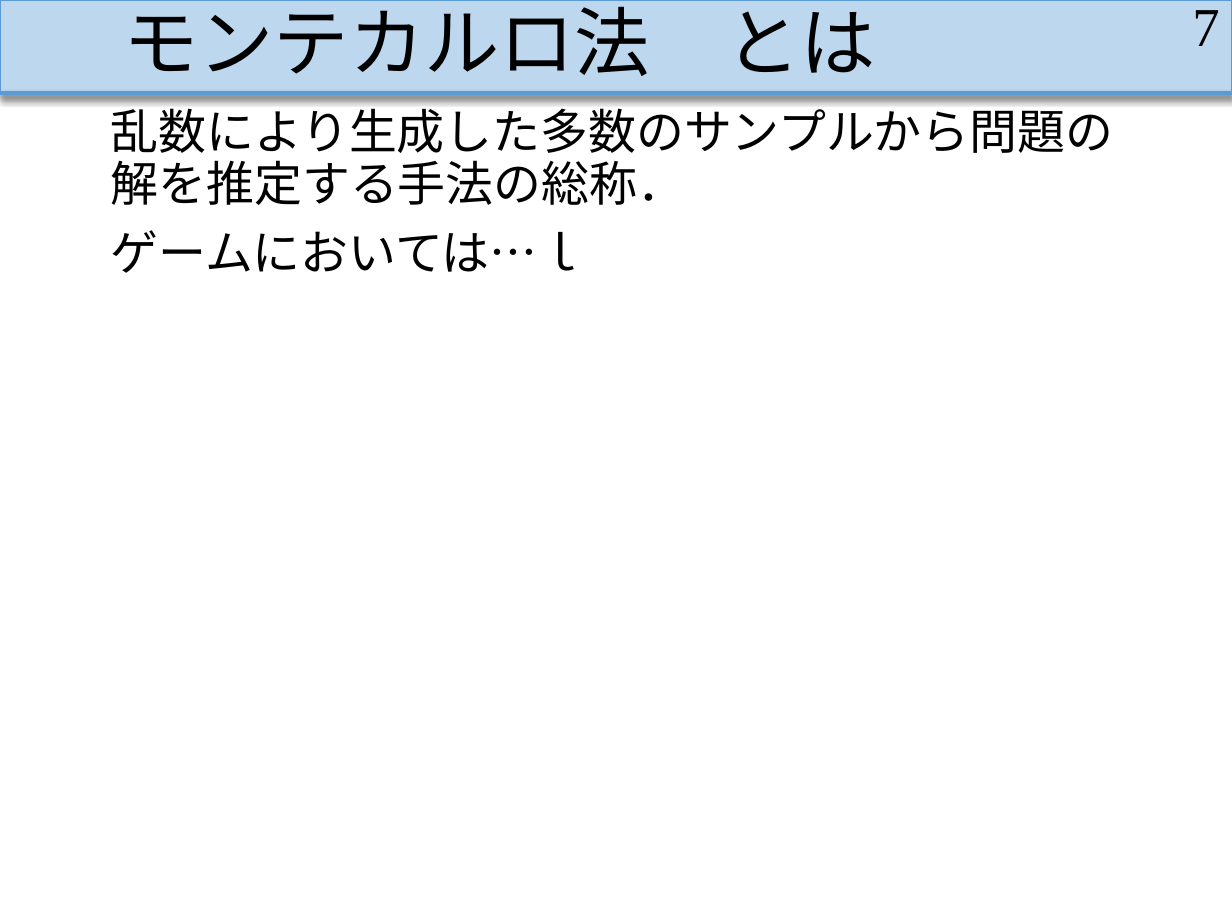
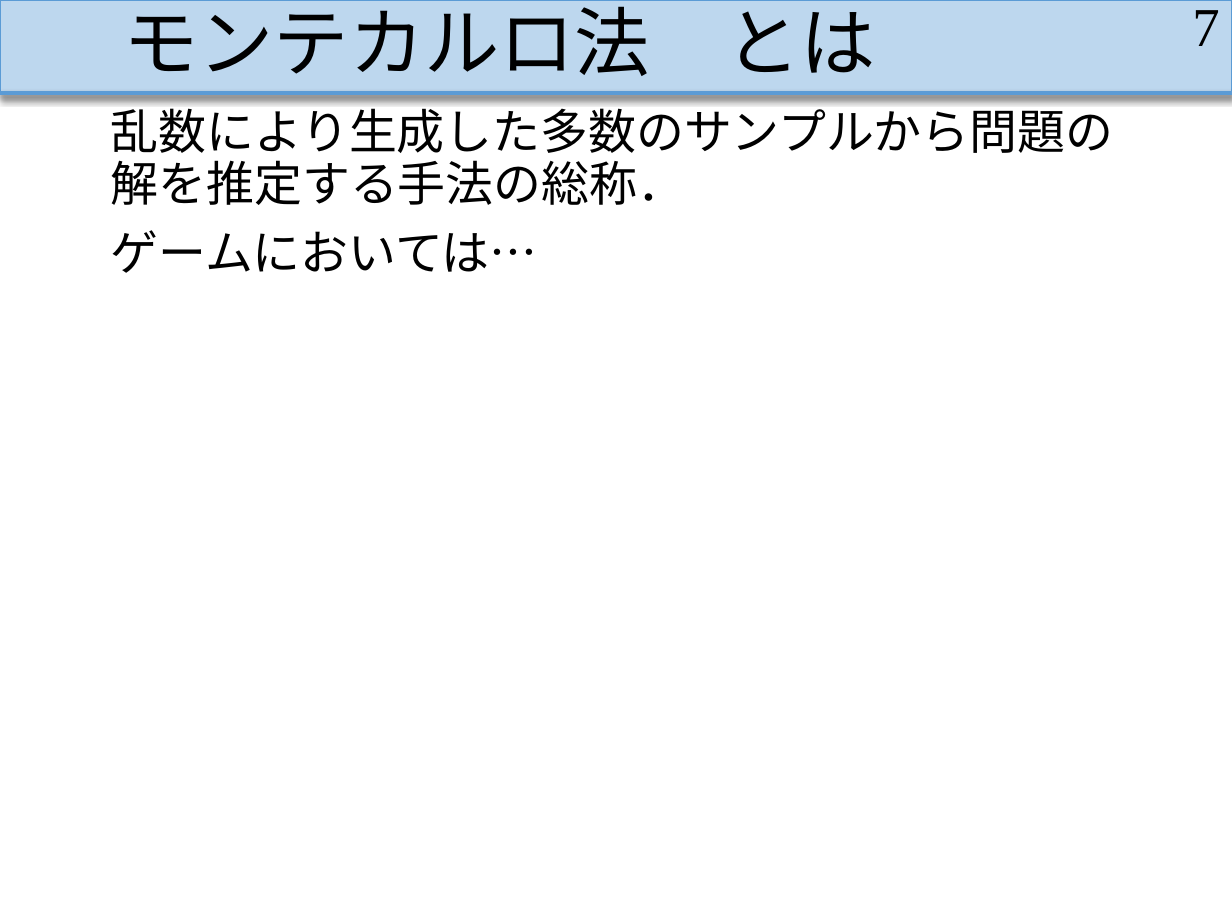
Before and after one commit to MasayaOda/SR, a slide deck: slide 7 of 中間発表.pptx. Drawn at 1232x924 pixels with LibreOffice and Linux fonts; fonts in the diff are those of the drawing. Boxes give left, top, right and bottom in pixels: in the first picture for what was removed or moved away, otherwise in the second. Text is boxed around its words. In the diff, an @@ line names an element or a change of style, - is before the commit and + after.

Commit message:
もどす

```diff
--- a/中間発表.pptx
+++ b/中間発表.pptx
@@ text at (111,230,538,273): text changed @@
-ゲームにおいては…ｌ
+ゲームにおいては…
```
